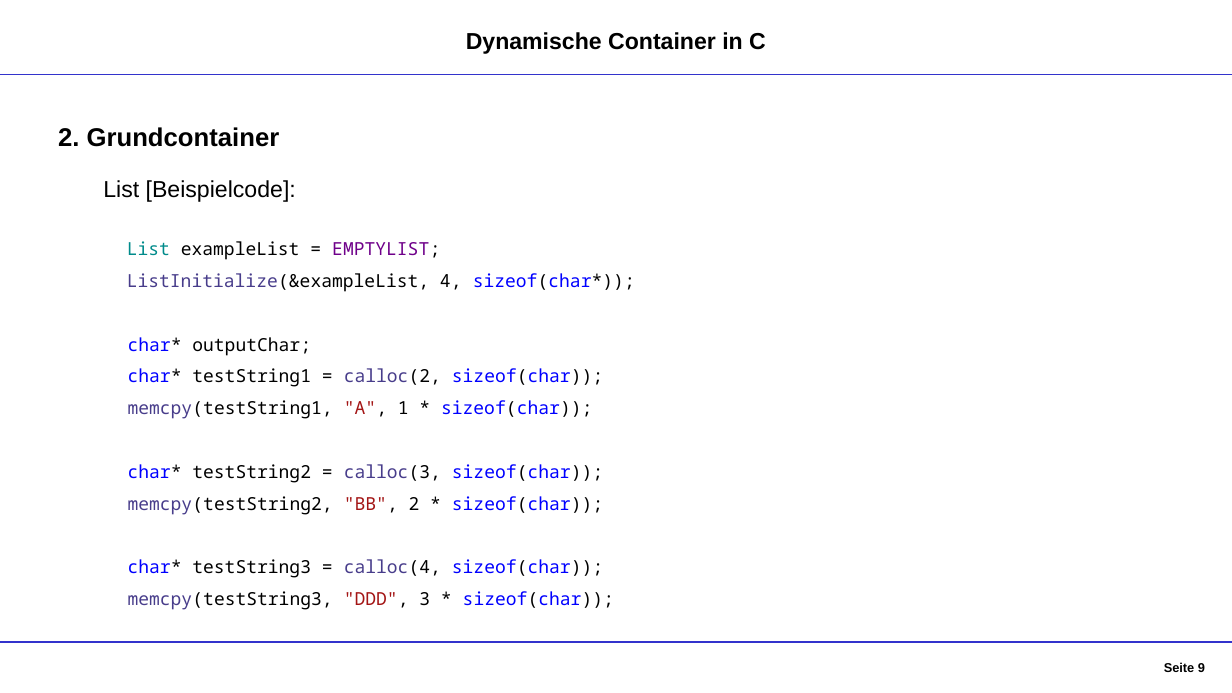
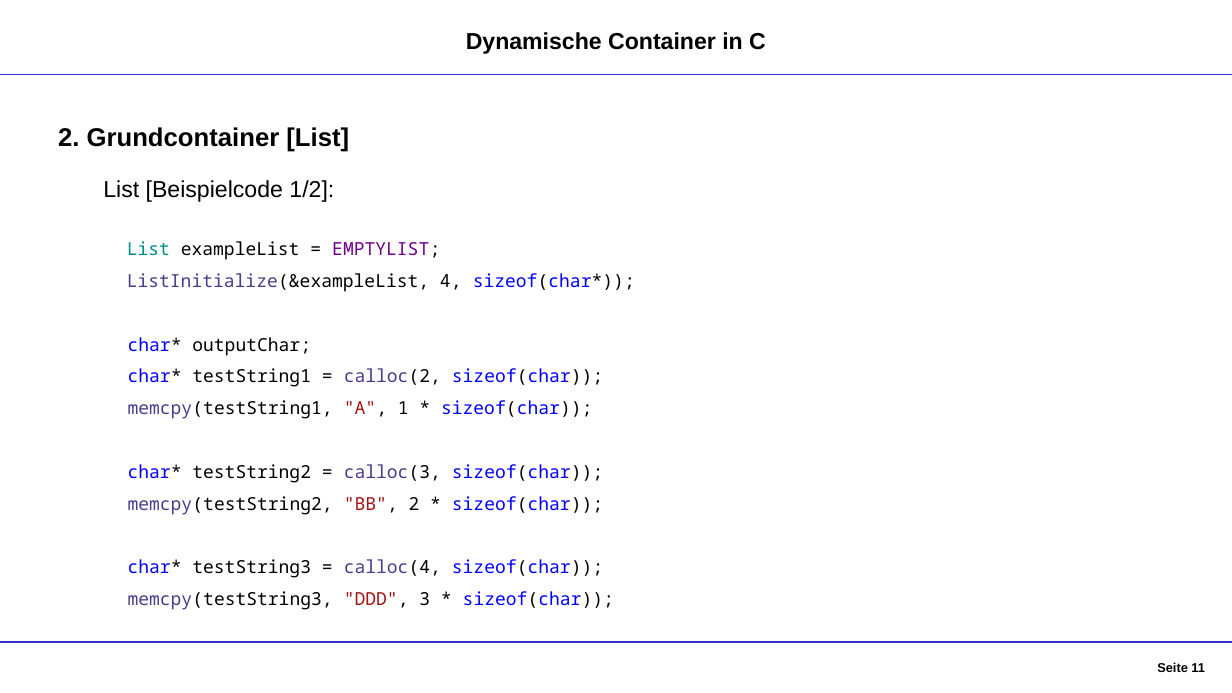
Before and after one commit to DennisGoss99/InPr_DynamicCollections, a slide deck: slide 11 of Dokumentation/Container - Präsentation.pptx (slide 9 before the commit). Drawn at 1232x693 pixels with LibreOffice and Linux fonts; fonts in the diff are those of the drawing. Boxes give left, top, right and bottom in pixels: in the first picture for what was removed or moved away, otherwise in the second. Text is boxed around its words. In the diff, an @@ line names an element or a change of style, - is before the commit and + after.

```diff
--- a/Dokumentation/Container - Präsentation.pptx
+++ b/Dokumentation/Container - Präsentation.pptx
@@ text at bbox=[58, 127, 349, 152]: text changed @@
-2. Grundcontainer
+2. Grundcontainer [List]
@@ text at bbox=[103, 180, 334, 202]: text changed @@
-List [Beispielcode]:
+List [Beispielcode 1/2]:
@@ page number at bbox=[1157, 662, 1205, 672]: text changed @@
-Seite 9
+Seite 11
```
Also in this commit, not shown: 7 other slides changed, 9 slides added, 2 other files.
